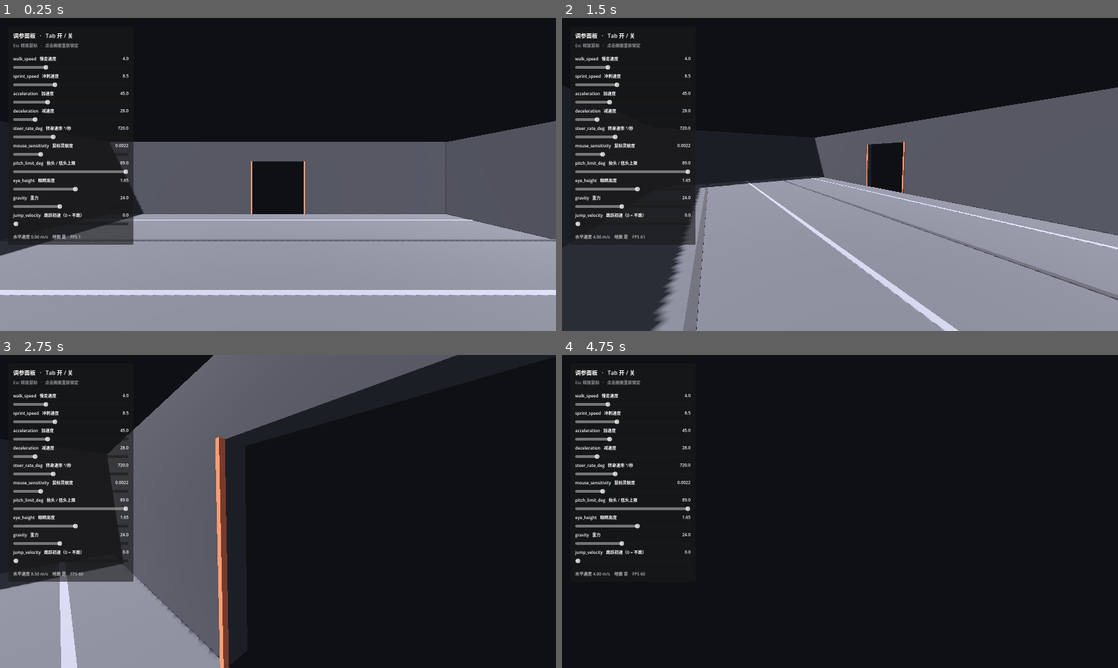
Above: before the commit, frames 1-4 (two rows, left to right).
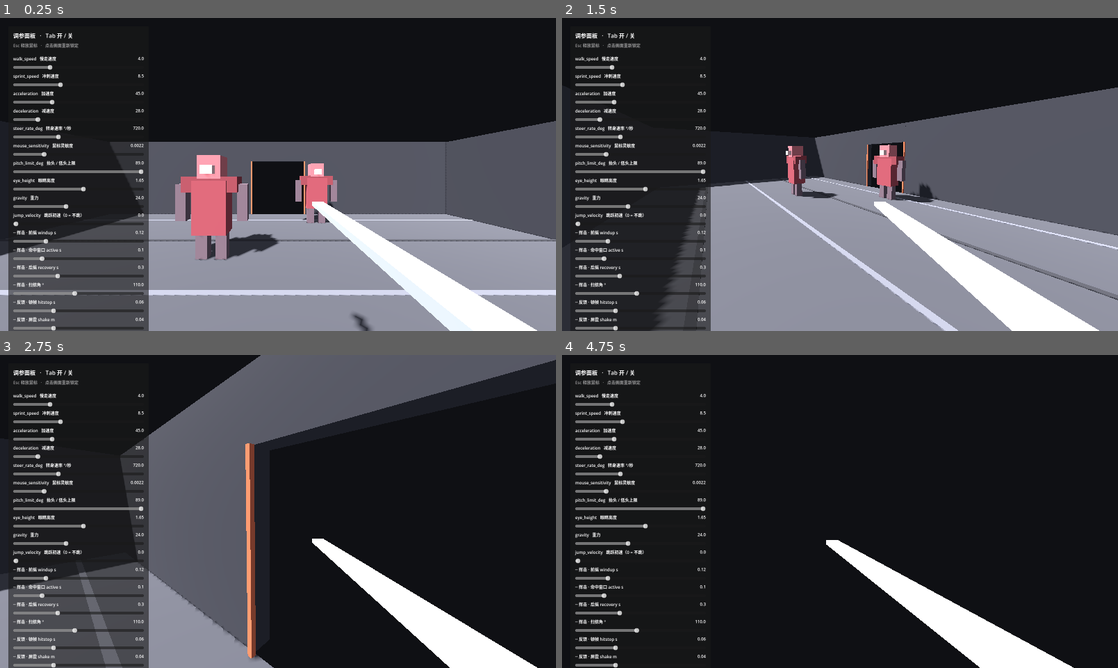
Above: after the commit, the same moments.

Repository: xMagElonx/pigman
Game: Godot game, scene res://scenes/main.tscn
Two runs of this game, one before a commit and one after it. Both use one fixed random seed, a clock stepped at 60 frames per second and the inputs below.
Inputs (mouse positions are in pixels of both pictures, inside the frame that each line leads up to):
- Up to frame 1 (0.25 s): no input
- Up to frame 2 (1.5 s): tap Enter (ui_accept) at 0.5, 0.77 s; move the mouse to (962, 158) at 0.52 s; hold D (move_right) 0.53-1.28 s; hold Shift (sprint) 0.53-1.28 s; click (962, 158) at 0.67 s; tap Tab (toggle_panel) at 0.8, 1.35 s; move the mouse to (812, 174) at 1.27 s; hold W (move_forward) from 1.28 s (still down)
- Up to frame 3 (2.75 s): keep holding W (move_forward); tap Enter (ui_accept) at 1.52 s; click (250, 511) at 1.55 s; move the mouse to (289, 505) at 2.02 s; hold Shift (sprint) from 2.03 s (still down); click (289, 505) at 2.1 s
- Up to frame 4 (4.75 s): keep holding W (move_forward); move the mouse to (834, 517) at 2.77 s; release Shift (sprint) at 2.78 s; tap Shift (sprint) at 2.85, 4.55 s; click (834, 517) at 2.92 s; tap Enter (ui_accept) at 3.02, 3.77, 4.52 s; tap Tab (toggle_panel) at 3.05 s; move the mouse to (878, 514) at 3.52 s; hold Tab (toggle_panel) 3.53-4.28 s; click (878, 514) at 3.8 s; tap R (reset_dummies, bound only after the commit) at 4.15 s; move the mouse to (795, 508) at 4.27 s; click (795, 508) at 4.35 s

The runs differ from the first frame. In frame 1, 16% of the frame differs, in the area x 1-97%, y 12-100%; in frame 2, 9.3%; in frame 3, 25%, in the area x 0-100%, y 0-100%; in frame 4, 5.6%.

Commit message:
M2: 挥砍 + 靶子 —— 移动不是战斗的前置，是战斗的一部分
新增：
- scripts/weapon.gd    三段计时（前摇/有效窗口/后摇）+ ShapeCast3D 沿刀身扫掠
                        + 每次挥击只结算一次 + 顿帧 + 屏震 + 声音钩子（留空）
- scripts/target_dummy.gd  静态靶子：受击后仰、闪白、倒地、R 复位

改动：
- scripts/main.gd       组装武器与两个靶子；面板新增 7 个滑条
- scripts/input_actions.gd  新增 attack（鼠标左键）/ reset_dummies（R）；
                            动作表改为 keys/buttons 分离，支持鼠标事件
- scripts/tuner_panel.gd    面板宽度 360 -> 404
- scenes/main.tscn      临时自检节点已移除

验证（不是「应该没问题」）：
1. --headless --editor --quit   6 个全局类全部注册，零脚本错误
2. --headless --quit-after 300  300 帧零运行时错误
3. 自检脚本（已删）：靶子搬到玩家正前方 1.2 米，每 0.5 秒强制挥击
   -> 挥击 4 · 命中 4，靶子 HP 6->2，刀身线速度 12.62 m/s
      证明「扫掠命中 + 去重结算 + 靶子反应」这条链路真的通

文档：
- documents/godot-dev-plan-M0-M7.md 重写，新增第 5 节「靶子 vs 敌人 —— 一次顺序修正」

Diff:
--- a/scripts/input_actions.gd
+++ b/scripts/input_actions.gd
@@ -5,18 +5,21 @@
 ## 为什么不写在 Project Settings → Input Map 里？
 ## 因为写成代码，它能被搜索、被对比、被 AI 读到、跟着 Git 走。
 ## 如果你更想在编辑器里改键（Project Settings → Input Map），
-## 照下面把六个动作加进去就行，代码一行都不用动 ——
+## 照下面的表把动作加进去就行，代码一行都不用动 ——
 ## 这个函数只在动作「不存在」时才创建，不会覆盖你手改的结果。
+##
+## 键用 physical_keycode（物理键位），所以换键盘布局也不会错位。
 
 const ACTIONS := {
-	"move_forward": [KEY_W, KEY_UP],
-	"move_back": [KEY_S, KEY_DOWN],
-	"move_left": [KEY_A, KEY_LEFT],
-	"move_right": [KEY_D, KEY_RIGHT],
-	"sprint": [KEY_SHIFT],
-	"toggle_panel": [KEY_TAB],
+	"move_forward":  {"keys": [KEY_W, KEY_UP]},
+	"move_back":     {"keys": [KEY_S, KEY_DOWN]},
+	"move_left":     {"keys": [KEY_A, KEY_LEFT]},
+	"move_right":    {"keys": [KEY_D, KEY_RIGHT]},
+	"sprint":        {"keys": [KEY_SHIFT]},
+	"toggle_panel":  {"keys": [KEY_TAB]},
+	"attack":        {"buttons": [MOUSE_BUTTON_LEFT]},
+	"reset_dummies": {"keys": [KEY_R]},
 }
-## 说明：用的是 physical_keycode（物理键位），所以换键盘布局也不会错位。
 
 ## Esc 释放鼠标用的是 Godot 内置的 ui_cancel，不需要在这里注册。
 
@@ -26,7 +29,14 @@
 		if InputMap.has_action(action):
 			continue
 		InputMap.add_action(action, 0.2)
-		for key in ACTIONS[action]:
-			var ev := InputEventKey.new()
-			ev.physical_keycode = key
-			InputMap.action_add_event(action, ev)
+		var spec: Dictionary = ACTIONS[action]
+
+		for key in spec.get("keys", []):
+			var kev := InputEventKey.new()
+			kev.physical_keycode = key
+			InputMap.action_add_event(action, kev)
+
+		for button in spec.get("buttons", []):
+			var mev := InputEventMouseButton.new()
+			mev.button_index = button
+			InputMap.action_add_event(action, mev)
--- a/scripts/main.gd
+++ b/scripts/main.gd
@@ -1,9 +1,19 @@
 extends Node3D
-## M0 / M1 的入口。
+## M0 / M1 / M2 的入口。
 ##
 ## 这个文件的职责只有一件事：组装。
-## 环境 → 灰盒房间 → 玩家 → 调参面板。
+## 环境 → 灰盒房间 → 玩家 → 武器 → 靶子 → 调参面板。
 ## 所有能调的东西都在被组装的脚本里，不在这里 —— 这样它永远不会变成一团泥。
+##
+## ── 为什么靶子排在这个顺序里（2026-10-12 修正）──────────────────
+## 移动不是战斗的前置，移动是战斗的一部分。
+## 在一个空房间里拖那几个滑条，你没有可失去的东西 —— 也就分不出
+## 「这个身体听我的话」和「这个身体只是没被我用来做任何事」。
+## 靶子放进来之后，同一个滑条第一次有了含义：
+##   acceleration 不够 → 敌人已经贴脸了你还没起步
+##   deceleration 太小 → 你冲过头，刀从它旁边划过去
+##   steer_rate 太大  → 你没法在转身时把刀留在它身上
+## 这三个信号，空房间里一个都测不出来。
 
 @export_group("房间")
 ## 房间尺寸（米）。改这里，整个灰盒会按新尺寸重建。
@@ -20,8 +30,20 @@
 ## 出生点。y 稍微抬高一点，避免第一帧卡进地面。
 @export var spawn_position := Vector3(0.0, 0.2, 3.0)
 
+@export_group("靶子")
+## 近靶：站一米外，只测挥砍本身。
+@export var dummy_near := Vector3(-1.30, 0.0, -0.60)
+## 远靶：站四米外，测「起步 → 冲刺 → 刹车 → 出刀」这一整串。
+@export var dummy_far := Vector3(1.30, 0.0, -3.20)
+## 靶子开关（0 = 隐藏，1 = 显示）。给面板用的，所以是 float。
+## 需要单独验证移动手感时把它拖到 0。
+@export var dummy_switch := 1.0
+
 var _player: PlayerController
+var _weapon: MeleeWeapon
 var _tuner: TunerPanel
+var _dummies: Array[TargetDummy] = []
+var _last_dummy_switch := 1.0
 
 
 func _ready() -> void:
@@ -29,9 +51,11 @@
 	_build_environment()
 	Graybox.build(self, room_size, with_ceiling, floor_stripes, door_width, door_height)
 	_player = _build_player()
+	_build_weapon()
+	_build_dummies()
 	_build_tuner()
 	Input.mouse_mode = Input.MOUSE_MODE_VISIBLE
-	print("[PIGMAN M0/M1] WASD 移动 · Shift 冲刺 · Tab 调参面板 · Esc 释放鼠标")
+	print("[PIGMAN M0/M1/M2] WASD 移动 · Shift 冲刺 · 鼠标左键 挥砍 · R 复位靶子 · Tab 调参面板 · Esc 释放鼠标")
 
 
 func _input(event: InputEvent) -> void:
@@ -40,20 +64,48 @@
 	if event.is_action_pressed("toggle_panel"):
 		_tuner.toggle()
 		get_viewport().set_input_as_handled()
+	elif event.is_action_pressed("reset_dummies"):
+		for d in _dummies:
+			d.respawn()
 
 
 func _process(_delta: float) -> void:
 	if _tuner == null or _player == null:
 		return
+
+	if not is_equal_approx(_last_dummy_switch, dummy_switch):
+		_last_dummy_switch = dummy_switch
+		_set_dummies_active(dummy_switch >= 0.5)
+
+	var weapon_txt := "武器未装配"
+	if _weapon != null:
+		weapon_txt = "%s   %s" % [_weapon.stats(), _weapon.phase_name()]
+
 	_tuner.set_readout(
-		"水平速度 %.2f m/s    地面 %s    FPS %d"
+		"%s\n速度 %.2f m/s   地面 %s   靶子 %s   FPS %d"
 		% [
+			weapon_txt,
 			_player.horizontal_speed(),
 			"是" if _player.is_on_floor() else "否",
+			_dummy_hp_text(),
 			Engine.get_frames_per_second(),
 		]
 	)
 
+
+func _dummy_hp_text() -> String:
+	var parts: PackedStringArray = []
+	for d in _dummies:
+		parts.append("%d/%d" % [d.hp, d.max_hp])
+	return " · ".join(parts)
+
+
+func _set_dummies_active(v: bool) -> void:
+	for d in _dummies:
+		d.set_active(v)
+
+
+# --- 环境 -------------------------------------------------------------------
 
 func _build_environment() -> void:
 	var we := WorldEnvironment.new()
@@ -76,6 +128,8 @@
 	add_child(sun)
 
 
+# --- 玩家 -------------------------------------------------------------------
+
 func _build_player() -> PlayerController:
 	var p := PlayerController.new()
 	p.name = "Player"
@@ -107,12 +161,83 @@
 	return p
 
 
+# --- 武器 -------------------------------------------------------------------
+
+func _build_weapon() -> void:
+	var head := _player.get_node_or_null("Head")
+	if head == null:
+		return
+
+	_weapon = MeleeWeapon.new()
+	_weapon.name = "Weapon"
+
+	# Pivot 就是「手腕」：绕它转 y 轴 = 横斩。
+	# 位置放在画面右下角，是因为第一人称里刀身从正中横过去会挡住你看敌人。
+	var pivot := Node3D.new()
+	pivot.name = "Pivot"
+	pivot.position = Vector3(0.30, -0.22, -0.12)
+	_weapon.add_child(pivot)
+
+	var handle := _mesh_box("Handle", Vector3(0.05, 0.05, 0.22), Vector3(0.0, 0.0, 0.07), Color(0.16, 0.15, 0.17))
+	pivot.add_child(handle)
+
+	var guard := _mesh_box("Guard", Vector3(0.24, 0.05, 0.05), Vector3(0.0, 0.0, -0.03), Color(0.36, 0.34, 0.37))
+	pivot.add_child(guard)
+
+	var blade := _mesh_box("Blade", Vector3(0.085, 0.028, 1.15), Vector3(0.0, 0.0, -0.66), Color(0.80, 0.82, 0.86))
+	pivot.add_child(blade)
+
+	# 刀身中点。扫掠检测以它为参照 —— 它比刀尖更代表「刀在哪」。
+	var mid := Marker3D.new()
+	mid.name = "BladeMid"
+	mid.position = Vector3(0.0, 0.0, -0.66)
+	pivot.add_child(mid)
+
+	var sc := ShapeCast3D.new()
+	sc.name = "ShapeCast3D"
+	var sphere := SphereShape3D.new()
+	sphere.radius = _weapon.hit_radius
+	sc.shape = sphere
+	sc.target_position = Vector3.ZERO
+	pivot.add_child(sc)
+
+	head.add_child(_weapon)
+
+
+func _mesh_box(node_name: String, size: Vector3, pos: Vector3, color: Color) -> MeshInstance3D:
+	var mesh := MeshInstance3D.new()
+	mesh.name = node_name
+	var bm := BoxMesh.new()
+	bm.size = size
+	mesh.mesh = bm
+	var m := StandardMaterial3D.new()
+	m.albedo_color = color
+	m.roughness = 0.55
+	m.metallic = 0.35
+	mesh.material_override = m
+	mesh.position = pos
+	return mesh
+
+
+# --- 靶子 -------------------------------------------------------------------
+
+func _build_dummies() -> void:
+	for pos in [dummy_near, dummy_far]:
+		var d := TargetDummy.new()
+		d.name = "Dummy"
+		d.position = pos
+		add_child(d)
+		_dummies.append(d)
+
+
+# --- 调参面板 ---------------------------------------------------------------
+
 func _build_tuner() -> void:
 	_tuner = TunerPanel.new()
 	_tuner.name = "TunerPanel"
 	add_child(_tuner)
 
-	# 这一串就是你的「8 个滑条」。新增参数时只加一行。
+	# 这一串就是你的「滑条」。新增参数时只加一行。
 	var entries: Array = [
 		{"label": "walk_speed   慢走速度", "target": _player, "prop": "walk_speed", "min": 1.0, "max": 12.0, "step": 0.1},
 		{"label": "sprint_speed   冲刺速度", "target": _player, "prop": "sprint_speed", "min": 1.0, "max": 22.0, "step": 0.1},
@@ -125,4 +250,19 @@
 		{"label": "gravity   重力", "target": _player, "prop": "gravity", "min": 0.0, "max": 60.0, "step": 0.5},
 		{"label": "jump_velocity   跳跃初速（0 = 不跳）", "target": _player, "prop": "jump_velocity", "min": 0.0, "max": 12.0, "step": 0.1},
 	]
-	_tuner.setup(entries, "水平速度 0.00 m/s")
+
+	if _weapon != null:
+		entries.append_array([
+			{"label": "─ 挥击 · 前摇 windup s", "target": _weapon, "prop": "windup", "min": 0.0, "max": 0.5, "step": 0.01},
+			{"label": "─ 挥击 · 命中窗口 active s", "target": _weapon, "prop": "active", "min": 0.02, "max": 0.40, "step": 0.01},
+			{"label": "─ 挥击 · 后摇 recovery s", "target": _weapon, "prop": "recovery", "min": 0.05, "max": 0.80, "step": 0.01},
+			{"label": "─ 挥击 · 扫掠角 °", "target": _weapon, "prop": "swing_angle_deg", "min": 30.0, "max": 200.0, "step": 5.0},
+			{"label": "─ 反馈 · 顿帧 hitstop s", "target": _weapon, "prop": "hitstop", "min": 0.0, "max": 0.20, "step": 0.005},
+			{"label": "─ 反馈 · 屏震 shake m", "target": _weapon, "prop": "shake_strength", "min": 0.0, "max": 0.15, "step": 0.005},
+		])
+
+	entries.append_array([
+		{"label": "─ 靶子开关（0 关 / 1 开）", "target": self, "prop": "dummy_switch", "min": 0.0, "max": 1.0, "step": 1.0},
+	])
+
+	_tuner.setup(entries, "挥击 0 · 命中 0   待机")
--- /dev/null
+++ b/scripts/target_dummy.gd
@@ -0,0 +1,216 @@
+class_name TargetDummy
+extends StaticBody3D
+## 练习靶子。
+##
+## 注意它叫什么：**靶子**，不是敌人。
+## 它没有 AI、不会移动、不会攻击、不会躲闪 —— 这是刻意的，不是还没做完。
+##
+## 理由：你现在要回答的问题只有一个 ——「砍起来爽不爽」。
+## 这个问题的变量只有三个：
+##   ① 我的挥击窗口对不对（命中检测）
+##   ② 反馈够不够（顿帧 / 屏震 / 声音）
+##   ③ 目标有没有反应（受击）
+## 一个会移动、会反击、会绕后的目标，会往这三个变量里塞进第四个（AI 行为）。
+## 于是你测出「不爽」的时候，分不清是哪一个坏了。
+##
+## 它给玩家三样东西：
+##   1. 一个可失去的对象 —— 没有它，那几个移动滑条没有被验证的资格
+##   2. 一把尺子 —— 两个靶子在不同距离，测「起步 + 冲刺 + 刹车」这一串
+##   3. M3 敌人的底座 —— 敌人将来就在这个文件上长出状态机
+##
+## 它做的唯一一件事：被打，然后有反应。
+
+signal hit_received(point: Vector3, dir: Vector3, speed: float, hp_left: int)
+
+@export_group("抵抗")
+## 挨几下倒地。设大一点方便你反复测同一件事。
+@export var max_hp := 6
+@export_group("受击反应")
+## 后仰角度（度）。这是「打击感」里最便宜也最有效的一半 —— 目标动了，你的力才存在。
+@export var tilt_deg := 13.0
+## 后仰用多久（秒）
+@export var tilt_time := 0.10
+## 回正用多久（秒）
+@export var recover_time := 0.40
+
+const BODY_COLOR := Color(0.60, 0.30, 0.33)
+const HEAD_COLOR := Color(0.74, 0.44, 0.46)
+const SNOUT_COLOR := Color(0.86, 0.70, 0.68)
+const LIMB_COLOR := Color(0.44, 0.37, 0.40)
+const FLASH_COLOR := Color(1.0, 0.86, 0.76)
+
+var hp := 0
+var down := false
+
+var _pivot: Node3D
+var _col: CollisionShape3D
+var _mats: Array[StandardMaterial3D] = []
+var _tilt_axis := Vector3.RIGHT
+var _tilt_amount := 0.0
+var _tween: Tween
+var _flash_tween: Tween
+
+
+func _ready() -> void:
+	_build()
+	respawn()
+
+
+# --- 组装 -------------------------------------------------------------------
+
+func _build() -> void:
+	_pivot = Node3D.new()
+	_pivot.name = "Pivot"
+	add_child(_pivot)
+
+	# 朝向标记：+Z 是正面。灰盒阶段你需要一眼看出它面对哪边。
+	_part("Torso", Vector3(0.66, 1.02, 0.46), Vector3(0.0, 1.02, 0.0), BODY_COLOR)
+	_part("Shoulders", Vector3(1.06, 0.30, 0.44), Vector3(0.0, 1.46, 0.0), BODY_COLOR.darkened(0.10))
+	_part("Head", Vector3(0.44, 0.44, 0.46), Vector3(0.0, 1.79, 0.0), HEAD_COLOR)
+	_part("Snout", Vector3(0.22, 0.16, 0.16), Vector3(0.0, 1.74, 0.29), SNOUT_COLOR)
+	_part("Arm_L", Vector3(0.20, 0.72, 0.20), Vector3(-0.60, 1.10, 0.0), LIMB_COLOR)
+	_part("Arm_R", Vector3(0.20, 0.72, 0.20), Vector3(0.60, 1.10, 0.0), LIMB_COLOR)
+	_part("Leg_L", Vector3(0.22, 0.55, 0.22), Vector3(-0.19, 0.27, 0.0), LIMB_COLOR)
+	_part("Leg_R", Vector3(0.22, 0.55, 0.22), Vector3(0.19, 0.27, 0.0), LIMB_COLOR)
+
+	# 一整根胶囊当碰撞体 —— 刀的扫掠只要碰到这一个形状就够。
+	# 分部位碰撞是 M4 断肢的事，现在做了只会让你分不清「没打中」和「打中了别的部位」。
+	_col = CollisionShape3D.new()
+	_col.name = "Collision"
+	var cap := CapsuleShape3D.new()
+	cap.radius = 0.42
+	cap.height = 2.0
+	_col.shape = cap
+	_col.position = Vector3(0.0, 1.0, 0.0)
+	add_child(_col)
+
+
+func _part(node_name: String, size: Vector3, pos: Vector3, color: Color) -> void:
+	var mesh := MeshInstance3D.new()
+	mesh.name = node_name
+	var bm := BoxMesh.new()
+	bm.size = size
+	mesh.mesh = bm
+
+	var m := StandardMaterial3D.new()
+	m.albedo_color = color
+	m.roughness = 0.92
+	m.metallic = 0.0
+	# 受击闪白：自发光预先开着、能量为 0，受击时只推能量，不重建材质。
+	m.emission_enabled = true
+	m.emission = FLASH_COLOR
+	m.emission_energy_multiplier = 0.0
+	mesh.material_override = m
+
+	mesh.position = pos
+	_pivot.add_child(mesh)
+	_mats.append(m)
+
+
+# --- 受击 -------------------------------------------------------------------
+
+## 武器命中时调用的唯一入口。
+## 参数是一个字典，因为它的字段会随里程碑增加（M4 会加 part_name、impulse）。
+func take_hit(info: Dictionary) -> void:
+	if down or hp <= 0:
+		return
+
+	hp = maxi(0, hp - 1)
+
+	var point: Vector3 = info.get("point", global_position)
+	var dir: Vector3 = info.get("dir", Vector3.FORWARD)
+	var speed: float = info.get("speed", 0.0)
+
+	_flash()
+	_knock(dir, speed)
+	hit_received.emit(point, dir, speed, hp)
+
+	if hp <= 0:
+		_fall()
+
+
+func _knock(dir: Vector3, speed: float) -> void:
+	var h := Vector3(dir.x, 0.0, dir.z)
+	if h.length_squared() < 0.0001:
+		h = Vector3(0.0, 0.0, 1.0)
+	h = h.normalized()
+
+	# 绕「上 × 受击方向」转 —— 得到的就是「往受击方向倒」。
+	_tilt_axis = Vector3.UP.cross(h)
+	if _tilt_axis.length_squared() < 0.0001:
+		_tilt_axis = Vector3.RIGHT
+	_tilt_axis = _tilt_axis.normalized()
+
+	# 打得越快倒得越狠 —— 这一条是「力度可读」的来源，不要省。
+	var strength := clampf(speed / 14.0, 0.45, 1.7)
+	var target := deg_to_rad(tilt_deg) * strength
+
+	if _tween != null and _tween.is_valid():
+		_tween.kill()
+	_tween = create_tween()
+	_tween.tween_method(_set_tilt, _tilt_amount, target, tilt_time) \
+		.set_ease(Tween.EASE_OUT).set_trans(Tween.TRANS_CUBIC)
+	_tween.tween_method(_set_tilt, target, 0.0, recover_time) \
+		.set_ease(Tween.EASE_IN_OUT).set_trans(Tween.TRANS_SINE)
+
+
+func _set_tilt(v: float) -> void:
+	_tilt_amount = v
+	if _pivot != null:
+		_pivot.basis = Basis(_tilt_axis, v)
+
+
+func _flash() -> void:
+	if _flash_tween != null and _flash_tween.is_valid():
+		_flash_tween.kill()
+	for m in _mats:
+		m.emission_energy_multiplier = 1.0
+	_flash_tween = create_tween()
+	_flash_tween.tween_method(_set_flash_energy, 1.0, 0.0, 0.16)
+
+
+func _set_flash_energy(v: float) -> void:
+	for m in _mats:
+		m.emission_energy_multiplier = v
+
+
+func _fall() -> void:
+	down = true
+	if _tween != null and _tween.is_valid():
+		_tween.kill()
+	_tween = create_tween()
+	_tween.set_parallel(true)
+	_tween.tween_method(_set_tilt, _tilt_amount, deg_to_rad(86.0), 0.35) \
+		.set_ease(Tween.EASE_OUT).set_trans(Tween.TRANS_BACK)
+	_tween.tween_property(_pivot, "position:y", -0.42, 0.35)
+	_tween.chain().tween_callback(_clear_tween_ref)
+
+
+func _clear_tween_ref() -> void:
+	_tween = null
+
+
+# --- 复位 -------------------------------------------------------------------
+
+## 按 R 复位全部靶子。别让它留在倒地的状态里 —— 那样你就少了一个可测的对象。
+func respawn() -> void:
+	if _tween != null and _tween.is_valid():
+		_tween.kill()
+	if _flash_tween != null and _flash_tween.is_valid():
+		_flash_tween.kill()
+	down = false
+	hp = max_hp
+	_tilt_amount = 0.0
+	if _pivot != null:
+		_pivot.basis = Basis()
+		_pivot.position = Vector3.ZERO
+	for m in _mats:
+		m.emission_energy_multiplier = 0.0
+
+
+## 面板上的「靶子开关」用这个：隐藏时连碰撞一起关掉。
+## 只设 visible 是不够的 —— 你会撞上一个看不见的墙，那比不做开关更糟。
+func set_active(v: bool) -> void:
+	visible = v
+	if _col != null:
+		_col.disabled = not v
--- a/scripts/tuner_panel.gd
+++ b/scripts/tuner_panel.gd
@@ -9,7 +9,7 @@
 ## 这个面板的优先级高于「多做一个敌人」。
 ## 计划书 6.1 已经把「关键参数有可调入口」写成了硬性验收条件。
 
-const PANEL_WIDTH := 360.0
+const PANEL_WIDTH := 404.0
 
 var _panel: PanelContainer
 var _list: VBoxContainer
--- /dev/null
+++ b/scripts/weapon.gd
@@ -0,0 +1,251 @@
+class_name MeleeWeapon
+extends Node3D
+## 第一人称近战的第一版。
+##
+## 它刻意只做四件事：
+##   ① 三段计时 —— 前摇 windup / 有效窗口 active / 后摇 recovery
+##      挥击不是「一直开着」的，它是一个有开始和结束的事件。
+##   ② 有效窗口内沿刀身做扫掠 —— 用 ShapeCast3D，不是 Area3D
+##   ③ 同一次挥击对同一目标只结算一次 —— 靠一次一清的命中集合
+##   ④ 命中反馈：顿帧 + 屏震
+##
+## 它刻意不做：伤害数值、连招、动画、敌人反应、断肢。
+## 那些是 M3 / M4 的事。现在多写一行，你就多一个「坏了也分不清是哪坏的」变量。
+##
+## 关于声音：这里留了两个空函数（_play_swing_sound / _play_hit_sound）。
+## 它们是空的，不是我忘了 —— 声音是《猪人》的签名，属于作者性，不该由 AI 塞占位素材。
+## 但这意味着 M2 那条「闭眼也能分辨切中与挥空」的验收，在你填进自己的声音之前，
+## 只能靠顿帧和屏震裸考 —— 大概率过不了。这是设计，不是缺陷。
+
+signal hit_landed(target: Object, point: Vector3, speed: float)
+
+enum Phase { IDLE, WINDUP, ACTIVE, RECOVERY }
+
+@export_group("节奏（挥击的三段计时）")
+## 前摇：抬手到起刀之间。它决定敌人有没有时间「看见」你要砍。
+## 0 = 没有预警，指哪砍哪；0.25 以上 = 一个笨重的身体。
+@export var windup := 0.12
+## 有效窗口：只有这段时间里刀才「是刀」。窗口越短，越需要预判，越难砍中。
+@export var active := 0.10
+## 后摇：收刀。这段时间你不能再次挥击 —— 它是「挥空有代价」的唯一来源。
+@export var recovery := 0.30
+
+@export_group("形状")
+## 一次挥击扫过的角度。90 以下像戳，150 以上像抡。
+@export var swing_angle_deg := 110.0
+## 扫掠用的球半径（米）。它相当于「刀的厚度 + 容错」。
+## 太小 → 明明看着砍到了却没算中；太大 → 隔空砍中。
+@export var hit_radius := 0.42
+
+@export_group("反馈")
+## 顿帧时长（秒）。命中瞬间世界几乎停住 —— 这是最重要的一味料。
+@export var hitstop := 0.06
+## 屏震强度（米）。0.02 已经能感觉到，0.1 会晕。
+@export var shake_strength := 0.045
+@export var shake_time := 0.16
+
+@export_group("开关")
+@export var enable := true
+
+# 给验收用的计数：挥击多少次、命中多少次。
+# 「一次挥击打了五下」这个 bug 会在这里现形 —— 不用靠眼睛。
+var swing_count := 0
+var hit_count := 0
+
+var _phase: Phase = Phase.IDLE
+var _t := 0.0
+var _pivot: Node3D
+var _blade_mid: Marker3D
+var _shapecast: ShapeCast3D
+var _camera: Camera3D
+var _hit_this_swing := {}
+var _prev_mid := Vector3.ZERO
+var _has_prev := false
+var _shake_left := 0.0
+var _hitstop_busy := false
+
+
+func _ready() -> void:
+	_pivot = get_node_or_null("Pivot")
+	_blade_mid = get_node_or_null("Pivot/BladeMid") as Marker3D
+	_shapecast = get_node_or_null("Pivot/ShapeCast3D") as ShapeCast3D
+
+	# 刀不能砍到自己：把第一个 CharacterBody3D 祖先排除掉。
+	if _shapecast != null:
+		var n: Node = self
+		while n != null and not (n is CharacterBody3D):
+			n = n.get_parent()
+		if n != null:
+			_shapecast.add_exception(n)
+
+
+func _physics_process(delta: float) -> void:
+	if _pivot == null:
+		return
+
+	if enable and Input.mouse_mode == Input.MOUSE_MODE_CAPTURED \
+			and Input.is_action_just_pressed("attack"):
+		start_swing()
+
+	_advance(delta)
+	_apply_pose()
+	_update_shake(delta)
+	if _phase == Phase.ACTIVE:
+		_detect(delta)
+
+
+# --- 三段计时 ---------------------------------------------------------------
+
+func start_swing() -> void:
+	if _phase != Phase.IDLE:
+		return
+	_phase = Phase.WINDUP
+	_t = 0.0
+	swing_count += 1
+
+
+func _advance(delta: float) -> void:
+	if _phase == Phase.IDLE:
+		return
+	_t += delta
+	match _phase:
+		Phase.WINDUP:
+			if _t >= windup:
+				_phase = Phase.ACTIVE
+				_t = 0.0
+				# 一次挥击开始时清空 —— 这一行就是「不会多帧重复结算」的全部实现。
+				_hit_this_swing.clear()
+				_has_prev = false
+		Phase.ACTIVE:
+			if _t >= active:
+				_phase = Phase.RECOVERY
+				_t = 0.0
+		Phase.RECOVERY:
+			if _t >= recovery:
+				_phase = Phase.IDLE
+				_t = 0.0
+
+
+func _apply_pose() -> void:
+	_pivot.rotation.y = _swing_angle()
+
+
+func _swing_angle() -> float:
+	var half := deg_to_rad(swing_angle_deg) * 0.5
+	match _phase:
+		Phase.WINDUP:
+			var p := clampf(_t / maxf(windup, 0.001), 0.0, 1.0)
+			return lerpf(0.0, -half, _ease_out(p))     # 往右后抬
+		Phase.ACTIVE:
+			var p := clampf(_t / maxf(active, 0.001), 0.0, 1.0)
+			return lerpf(-half, half, p)               # 匀速扫过去 —— 匀速才看得出窗口
+		Phase.RECOVERY:
+			var p := clampf(_t / maxf(recovery, 0.001), 0.0, 1.0)
+			return lerpf(half, 0.0, _ease_out(p))      # 收刀
+	return 0.0
+
+
+func _ease_out(p: float) -> float:
+	return 1.0 - pow(1.0 - p, 2.0)
+
+
+# --- 命中检测 ---------------------------------------------------------------
+
+func _detect(delta: float) -> void:
+	if _blade_mid == null or _shapecast == null:
+		return
+
+	var mid := _blade_mid.global_position
+	if not _has_prev:
+		_prev_mid = mid
+		_has_prev = true
+		return
+
+	# 从「上一帧刀身中点」扫到「这一帧刀身中点」——
+	# 这样高速挥砍也不会穿过一个薄目标（隧道效应）。
+	var seg := mid - _prev_mid
+	_shapecast.global_transform = Transform3D(Basis(), _prev_mid)
+	_shapecast.target_position = seg
+	_shapecast.force_shapecast_update()
+
+	var count := _shapecast.get_collision_count()
+	for i in range(count):
+		var c: Object = _shapecast.get_collider(i)
+		if c == null or not c.has_method("take_hit"):
+			continue
+		var id := c.get_instance_id()
+		if _hit_this_swing.has(id):
+			continue
+		_hit_this_swing[id] = true
+
+		var point := _shapecast.get_collision_point(i)
+		var speed := seg.length() / maxf(delta, 0.0001)
+		hit_count += 1
+		c.call("take_hit", {"point": point, "dir": seg.normalized(), "speed": speed})
+		hit_landed.emit(c, point, speed)
+		_on_hit()
+
+	_prev_mid = mid
+
+
+func _on_hit() -> void:
+	_shake_left = shake_time
+	_play_hit_sound()
+	_start_hitstop()
+
+
+# --- 反馈 -------------------------------------------------------------------
+
+func _start_hitstop() -> void:
+	if _hitstop_busy or hitstop <= 0.0:
+		return
+	_hitstop_busy = true
+	Engine.time_scale = 0.06
+	# 第四个参数 = 忽略 time_scale，否则这个计时器会把自己冻住。
+	await get_tree().create_timer(hitstop, true, false, true).timeout
+	if not is_instance_valid(self):
+		return
+	Engine.time_scale = 1.0
+	_hitstop_busy = false
+
+
+func _update_shake(delta: float) -> void:
+	if _camera == null:
+		_camera = get_viewport().get_camera_3d()
+		if _camera == null:
+			return
+	if _shake_left > 0.0:
+		_shake_left = maxf(0.0, _shake_left - delta)
+		var k := _shake_left / maxf(shake_time, 0.0001)
+		_camera.position = Vector3(randf_range(-1.0, 1.0), randf_range(-1.0, 1.0), 0.0) \
+			* shake_strength * k
+	elif _camera.position != Vector3.ZERO:
+		_camera.position = Vector3.ZERO
+
+
+## 声音钩子 —— 归你填。挥空那一下。
+func _play_swing_sound() -> void:
+	pass
+
+
+## 声音钩子 —— 归你填。切中那一下。
+## 「闭眼也能分辨切中与挥空」这条验收，全部押在这个函数上。
+func _play_hit_sound() -> void:
+	pass
+
+
+# --- 读数 -------------------------------------------------------------------
+
+func phase_name() -> String:
+	match _phase:
+		Phase.WINDUP:
+			return "前摇"
+		Phase.ACTIVE:
+			return "命中窗口"
+		Phase.RECOVERY:
+			return "后摇"
+	return "待机"
+
+
+func stats() -> String:
+	return "挥击 %d · 命中 %d" % [swing_count, hit_count]
Not shown, added: scripts/target_dummy.gd.uid
Not shown, added: scripts/weapon.gd.uid
Not shown, changed: documents/godot-dev-plan-M0-M7.md
